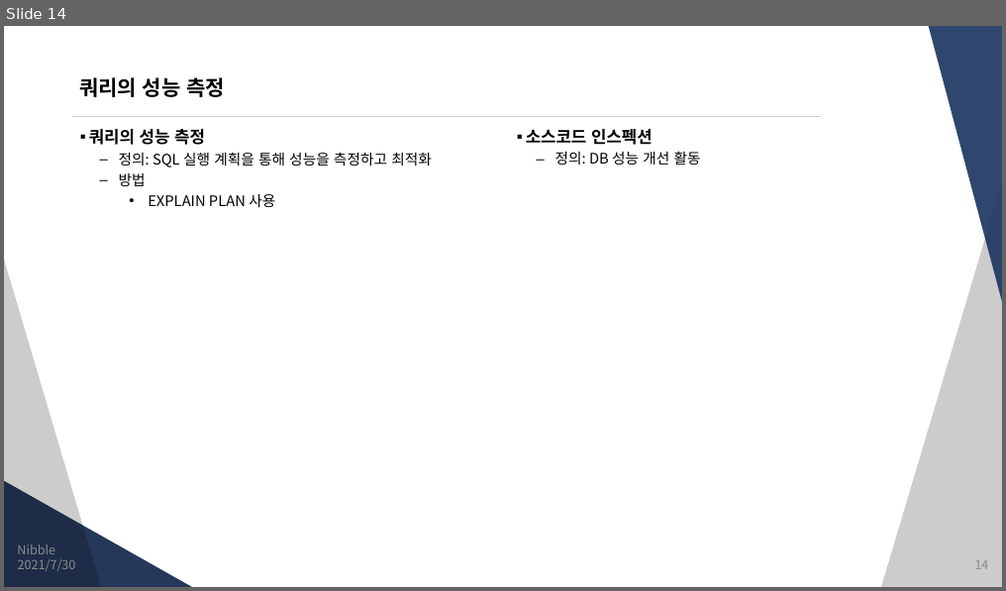
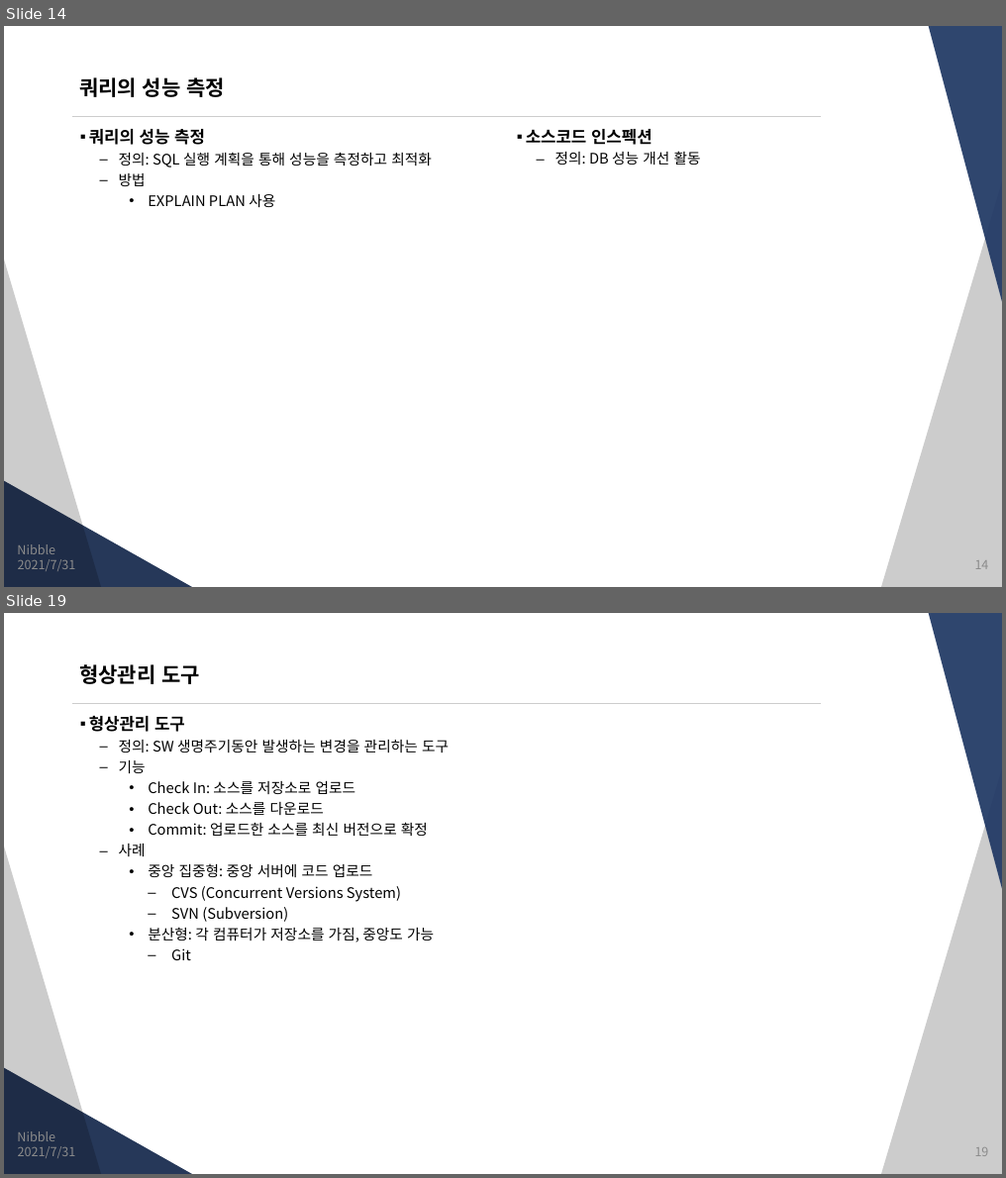
Before and after one commit to JungSangHyeon/2021-TIL, a slide deck: 정보처리기사/2. 소프트웨어 개발.pptx. Shown one above the other, each under a label of ours: slide 14 before the commit, slides 14 and 19 after it; the slides between them are not shown. The pictures are 1006x591 and 1006x1178 pixels, drawn with LibreOffice and Linux fonts; fonts in the diff are those of the drawing. Boxes give left, top, right and bottom in pixels: in the first picture for what was removed or moved away, otherwise in the second. Text is boxed around its words. In the diff, an @@ line names an element or a change of style, - is before the commit and + after.

```diff
--- a/정보처리기사/2. 소프트웨어 개발.pptx
+++ b/정보처리기사/2. 소프트웨어 개발.pptx
@@ slide 19 added at (4, 613, 1002, 1174), background #FFFFFF; not listed: 5 template elements that a slide beside it also shows @@
@@ title added at (79, 664, 200, 684), 20 pt, text #000000, bold @@
+형상관리 도구
@@ text added at (89, 715, 449, 960), 14 pt, text #000000 @@
+▪ 형상관리 도구
+  – 정의: SW 생명주기동안 발생하는 변경을 관리하는 도구
+  – 기능
+    • Check In: 소스를 저장소로 업로드
+    • Check Out: 소스를 다운로드
+    • Commit: 업로드한 소스를 최신 버전으로 확정
+  – 사례
+    • 중앙 집중형: 중앙 서버에 코드 업로드
+      – CVS (Concurrent Versions System)
+      – SVN (Subversion)
+    • 분산형: 각 컴퓨터가 저장소를 가짐, 중앙도 가능
+      – Git
@@ text added at (17, 1132, 55, 1142), 12 pt, text #8C8C8C @@
+Nibble
@@ text added at (18, 1147, 76, 1158), 12 pt, text #8C8C8C @@
+2021/7/31
@@ page number added at (975, 1148, 989, 1157), 12 pt, text #8C8C8C @@
+19
@@ slide 14 changed as well @@
@@ text at (18, 560, 76, 571): text changed @@
-2021/7/30
+2021/7/31
```
Also in this commit, not shown: 12 other slides changed, 9 other slides added.
